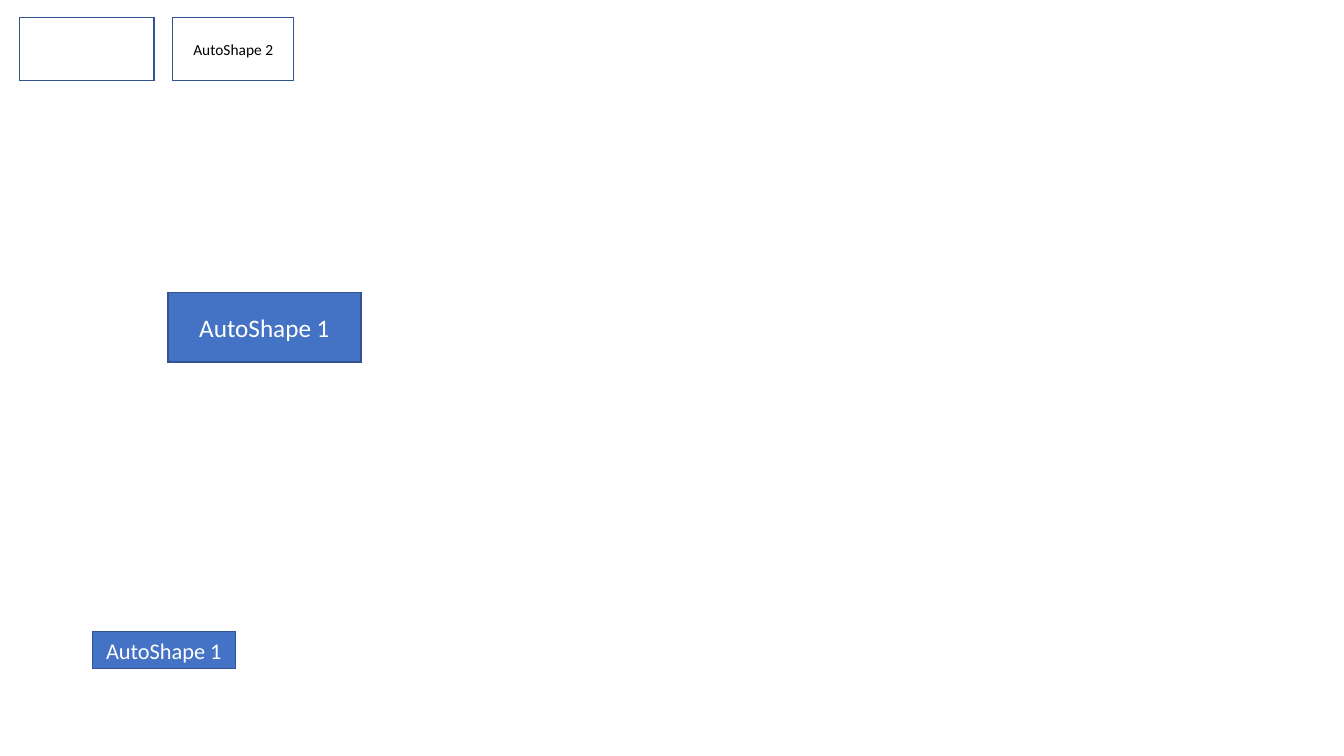
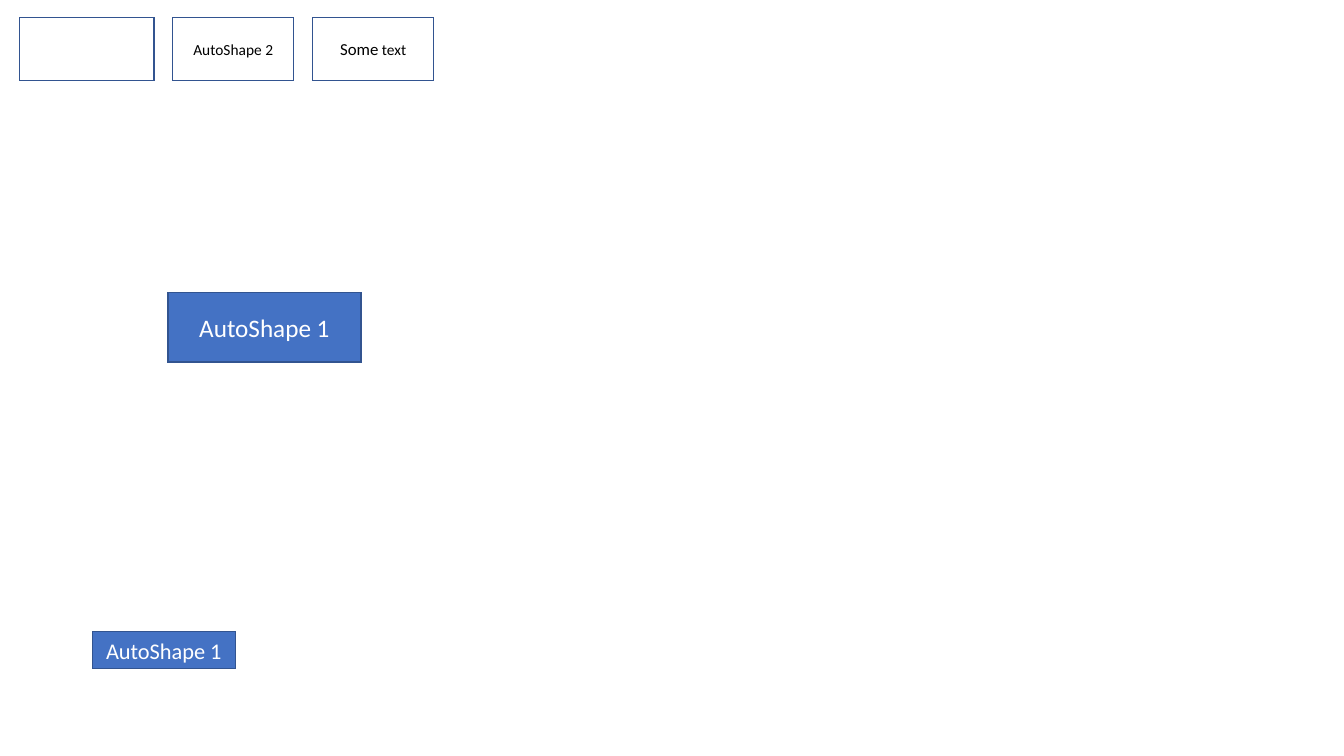
Before and after one commit to ShapeCrawler/ShapeCrawler, a slide deck: slide 1 of ShapeCrawler.Tests/Resource/autoshape/autoshape-case003.pptx. Drawn at 1344x756 pixels with LibreOffice and Linux fonts; fonts in the diff are those of the drawing. Boxes give left, top, right and bottom in pixels: in the first picture for what was removed or moved away, otherwise in the second. Text is boxed around its words. In the diff, an @@ line names an element or a change of style, - is before the commit and + after.

Commit message:
add IParagraph.ReplaceText(string oldValue, string newValue)

```diff
--- a/ShapeCrawler.Tests/Resource/autoshape/autoshape-case003.pptx
+++ b/ShapeCrawler.Tests/Resource/autoshape/autoshape-case003.pptx
@@ rectangle added at box(313, 17, 434, 81), outline #325491 1 pt, 12 pt, text #000000 @@
+Some text
```
Also in this commit, not shown: 4 other files.
